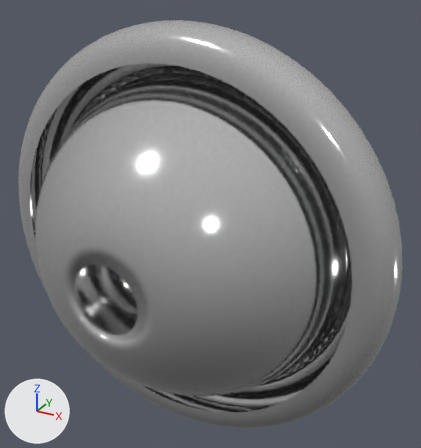
The Blender file vehicle/moto/tex_mat/headlight2/headlight2_big.blend as it was, and as the next commit left it.
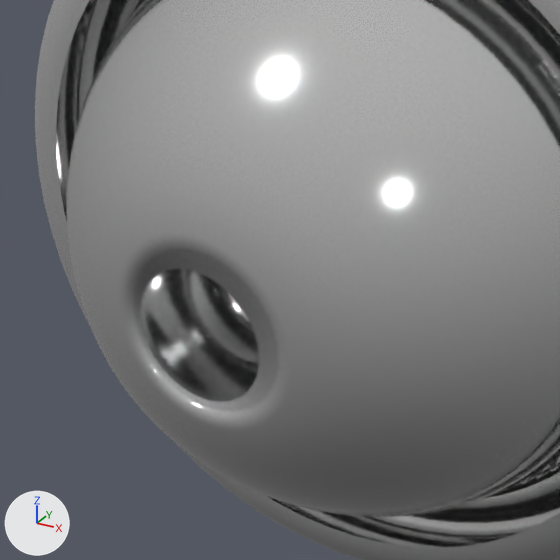
Old and new are each drawn whole from a camera (50 mm lens) standing at (1.71, -2.8, 1.55) and looking at (0.18, -0.02, 0.16) and again close up on the part from 0% to 71% of the width and 27% to 94% of the height. Every picture has the same lights, and +X, +Y and +Z are marked at lower left. The older version's two pictures come first.

Before the edit, the objects in view are built like this:
```python
cu_beziercurve = bpy.data.curves.new('BezierCurve', 'CURVE')
cu_beziercurve.dimensions = '2D'
_sp = cu_beziercurve.splines.new('BEZIER'); _sp.bezier_points.add(5)
_sp.bezier_points.foreach_set('co', [-1.1, -0.197, 0.0, -1.3, 0.00288, 0.0, -1.0, 0.0, 0.0, -0.2, -0.8, 0.0, -0.3, -0.4, 0.0, 0.0, -0.3, 0.0])
_sp.bezier_points.foreach_set('handle_left', [-1.013, -0.197, 0.0, -1.3, -0.2, 0.0, -1.0, 0.2, 0.0, -0.6, -0.8, 0.0, -0.377, -0.541, 0.0, -0.1, -0.3, 0.0])
_sp.bezier_points.foreach_set('handle_right', [-1.15, -0.197, 0.0, -1.3, 0.2, 0.0, -1.0, -0.3, 0.0, -0.35, -0.8, 0.0, -0.241, -0.292, 0.0, 0.123, -0.3, 0.0])
for _p, _l, _r in zip(_sp.bezier_points, ['ALIGNED', 'ALIGNED', 'ALIGNED', 'FREE', 'AUTO', 'ALIGNED'], ['ALIGNED', 'ALIGNED', 'ALIGNED', 'FREE', 'AUTO', 'ALIGNED']): _p.handle_left_type = _l; _p.handle_right_type = _r
_sp.order_u = 0
_sp.order_v = 0
cu_beziercurve.materials.append(mat_chrome)  # white #e7e7e7
cu_beziercurve.use_path = True
ob_beziercurve = bpy.data.objects.new('BezierCurve', cu_beziercurve)
ob_beziercurve.location = (0.0, 0.0, 0.0)
ob_beziercurve.rotation_euler = (0.0, 1.571, 0.0)  # degrees (0, 90, 0)
_m = ob_beziercurve.modifiers.new('Screw', 'SCREW')
_m.steps = 64
_m.render_steps = 64
_m.axis = 'Y'
_m.use_merge_vertices = True
```
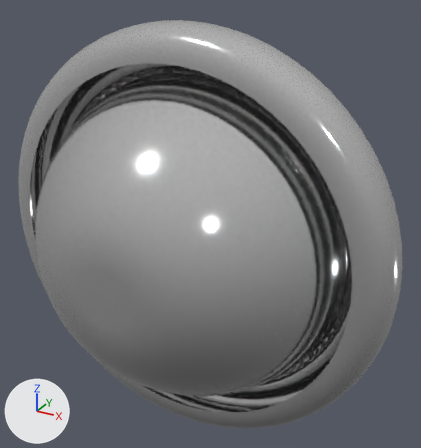
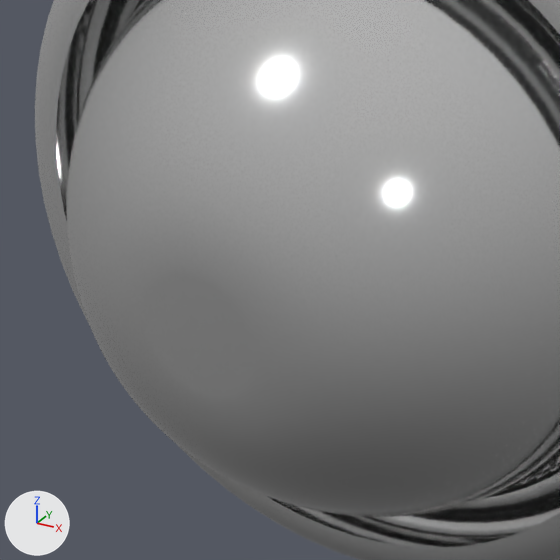
Where the change shows, as pixel boxes (x1, y1, x2, y2) in the close-ups (560 x 560 px):
'BezierCurve', reshaped
    both: (35, 0, 560, 560)

Edits to the bpy script that builds the scene:
```text
Change cu_beziercurve:
    remove _sp.bezier_points.foreach_set('co', [-1.1, -0.197, 0.0, -1.3, 0.00288, 0.0, -1.0, 0.0, 0.0, -0.2, -0.8, 0.0, -0.3, -0.4, 0.0, 0.0, -0.3, 0.0])
    remove _sp.bezier_points.foreach_set('handle_left', [-1.013, -0.197, 0.0, -1.3, -0.2, 0.0, -1.0, 0.2, 0.0, -0.6, -0.8, 0.0, -0.377, -0.541, 0.0, -0.1, -0.3, 0.0])
    remove _sp.bezier_points.foreach_set('handle_right', [-1.15, -0.197, 0.0, -1.3, 0.2, 0.0, -1.0, -0.3, 0.0, -0.35, -0.8, 0.0, -0.241, -0.292, 0.0, 0.123, -0.3, 0.0])
    remove for _p, _l, _r in zip(_sp.bezier_points, ['ALIGNED', 'ALIGNED', 'ALIGNED', 'FREE', 'AUTO', 'ALIGNED'], ['ALIGNED', 'ALIGNED', 'ALIGNED', 'FREE', 'AUTO', 'ALIGNED']): _p.handle_left_type = _l; _p.handle_right_type = _r
    _sp: cu_beziercurve.splines.new('BEZIER'); _sp.bezier_points.add(5) -> cu_beziercurve.splines.new('BEZIER'); _sp.bezier_points.add(4)
    add _sp.bezier_points.foreach_set('co', [-1.1, -0.197, 0.0, -1.3, 0.00288, 0.0, -1.0, 0.0, 0.0, -0.2, -0.8, 0.0, 0.0, -0.8, 0.0])
    add _sp.bezier_points.foreach_set('handle_left', [-1.013, -0.197, 0.0, -1.3, -0.2, 0.0, -1.0, 0.2, 0.0, -0.6, -0.8, 0.0, -0.0781, -0.8, 0.0])
    add _sp.bezier_points.foreach_set('handle_right', [-1.15, -0.197, 0.0, -1.3, 0.2, 0.0, -1.0, -0.3, 0.0, -0.12, -0.8, 0.0, 0.0781, -0.8, 0.0])
    add for _p, _l, _r in zip(_sp.bezier_points, ['ALIGNED', 'ALIGNED', 'ALIGNED', 'FREE', 'AUTO'], ['ALIGNED', 'ALIGNED', 'ALIGNED', 'FREE', 'AUTO']): _p.handle_left_type = _l; _p.handle_right_type = _r
    add _sp.order_u = 0
    add _sp.order_v = 0
    add _sp = cu_beziercurve.splines.new('BEZIER'); _sp.bezier_points.add(2)
    add _sp.bezier_points.foreach_set('co', [-0.155, -0.596, 0.0, -0.121, -0.429, 0.0, 0.0, -0.366, 0.0])
    add _sp.bezier_points.foreach_set('handle_left', [-0.156, -0.673, 0.0, -0.161, -0.482, 0.0, -0.1, -0.366, 0.0])
    add _sp.bezier_points.foreach_set('handle_right', [-0.154, -0.519, 0.0, -0.0889, -0.386, 0.0, 0.123, -0.366, 0.0])
    add for _p, _l, _r in zip(_sp.bezier_points, ['ALIGNED', 'AUTO', 'ALIGNED'], ['ALIGNED', 'AUTO', 'ALIGNED']): _p.handle_left_type = _l; _p.handle_right_type = _r
```
